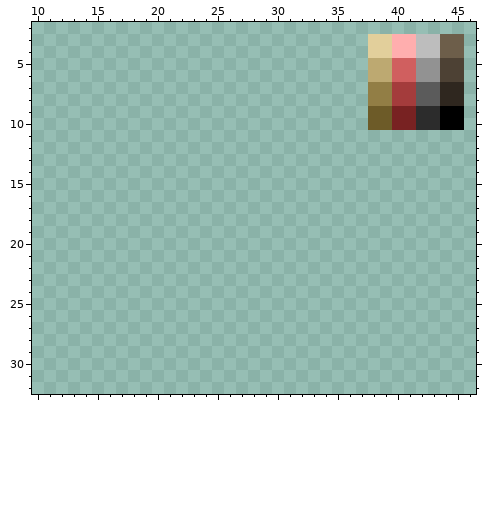
Two states of a pixel-art file, sprites/shipBase.aseprite. The first picture shows the starting point.
48x48 pixels, 1 frame. Shown: x 10..46, y 2..32.
New version:
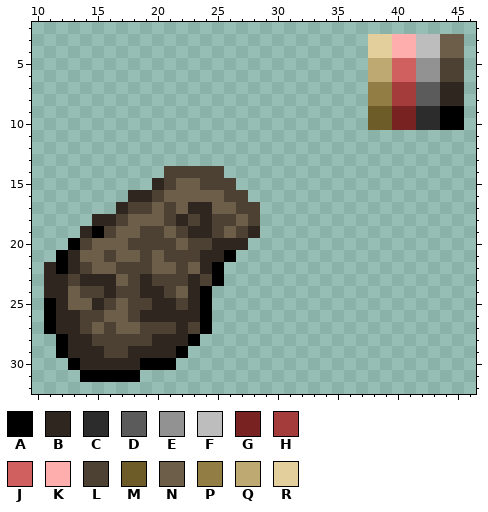
Palette (. is transparent): A #000000  B #2f271f  C #2c2c2c  D #5b5b5b  E #929292  F #bdbdbd  G #782222  H #a43c3c  J #d05f5f  K #ffaeae  L #4d4134  M #6d5b28  N #6d5e4a  P #927e45  Q #bda971  R #e2cf9b
The edit:
layer "Layer 14" added
Layer "Layer 14":
y 14: x 21..25 ..... -> LLLLL
y 15: x 20..26 ....... -> BLNNLLL
y 16: x 18..27 .......... -> BBLNNNNNLL
y 17: x 17..28 ............ -> BLLNLNBBNNLL
y 18: x 15..28 .............. -> BBLNNNLBLBLLNL
y 19: x 14..28 ............... -> BALNNLLNLBBLNLB
y 20: x 13..27 ............... -> ALNNNLLLLNLLBBB
y 21: x 12..26 ............... -> ABNNLNNLNLLLBBA
y 22: x 11..25 ............... -> BABLNNLLLNNLNBA
y 23: x 11..25 ............... -> BBLBBBNLBLLLBLA
y 24: x 11..24 .............. -> BBNLLBLLBBLNBA
y 25: x 11..24 .............. -> ABNNBLNLLBBLBA
y 26: x 11..24 .............. -> ABBLLNNLBBBBBA
y 27: x 11..24 .............. -> ABBLNLNNLLLBLA
y 28: x 12..23 ............ -> ABBLLLLLBBBA
y 29: x 12..22 ........... -> ABBBLLBBBBA
y 30: x 13..21 ......... -> ABBBBBAAA
y 31: x 14..18 ..... -> AAAAA
